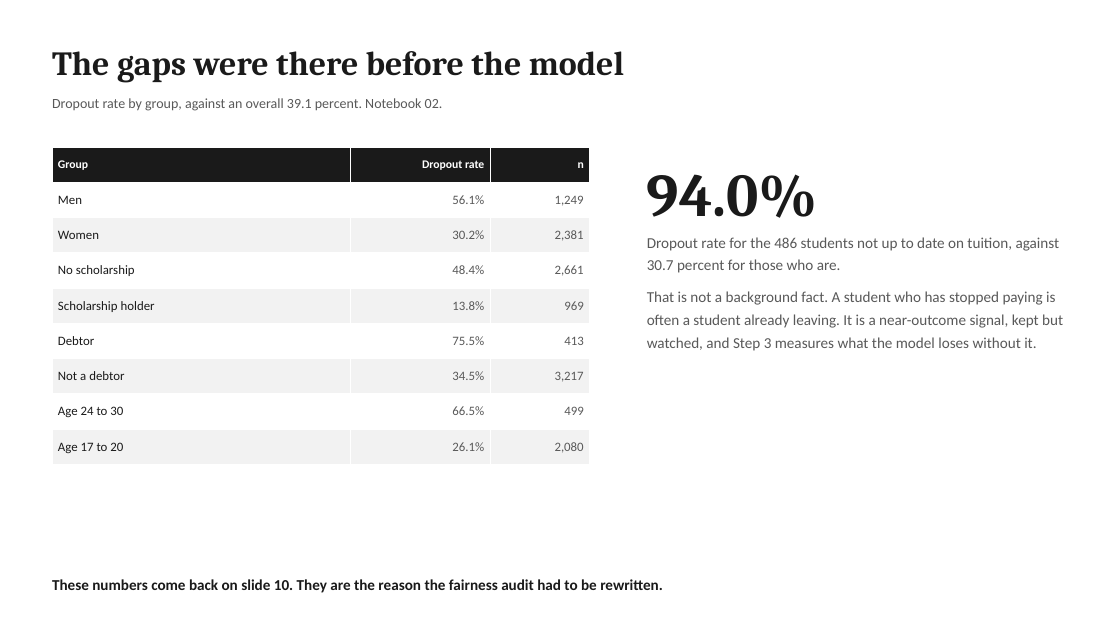
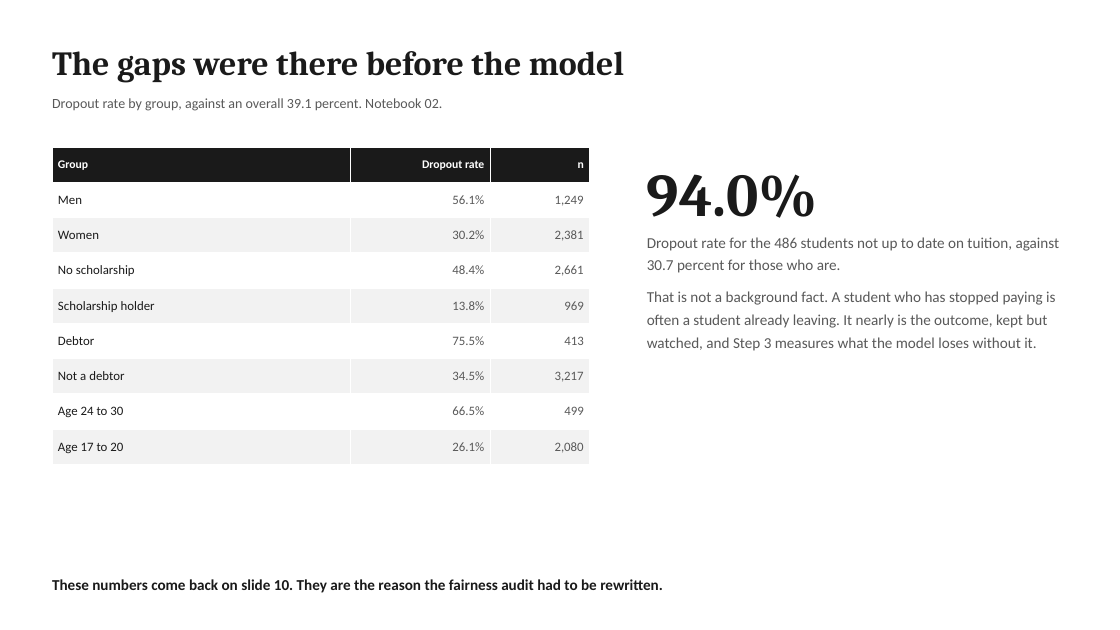
Before and after one commit to jeryldev/pgdaiml-capstone, a slide deck: slide 3 of presentations/technical.pptx. Drawn at 1120x630 pixels with LibreOffice and Linux fonts; fonts in the diff are those of the drawing. Boxes give left, top, right and bottom in pixels: in the first picture for what was removed or moved away, otherwise in the second. Text is boxed around its words. In the diff, an @@ line names an element or a change of style, - is before the commit and + after.

```diff
--- a/presentations/technical.pptx
+++ b/presentations/technical.pptx
@@ text at [647, 291, 1055, 351]: text changed @@
-That is not a background fact. A student who has stopped paying is often a student already leaving. It is a near-outcome signal, kept but watched, and Step 3 measures what the model loses without it.
+That is not a background fact. A student who has stopped paying is often a student already leaving. It nearly is the outcome, kept but watched, and Step 3 measures what the model loses without it.
```
Also in this commit, not shown: 10 other slides changed, 11 other files.
